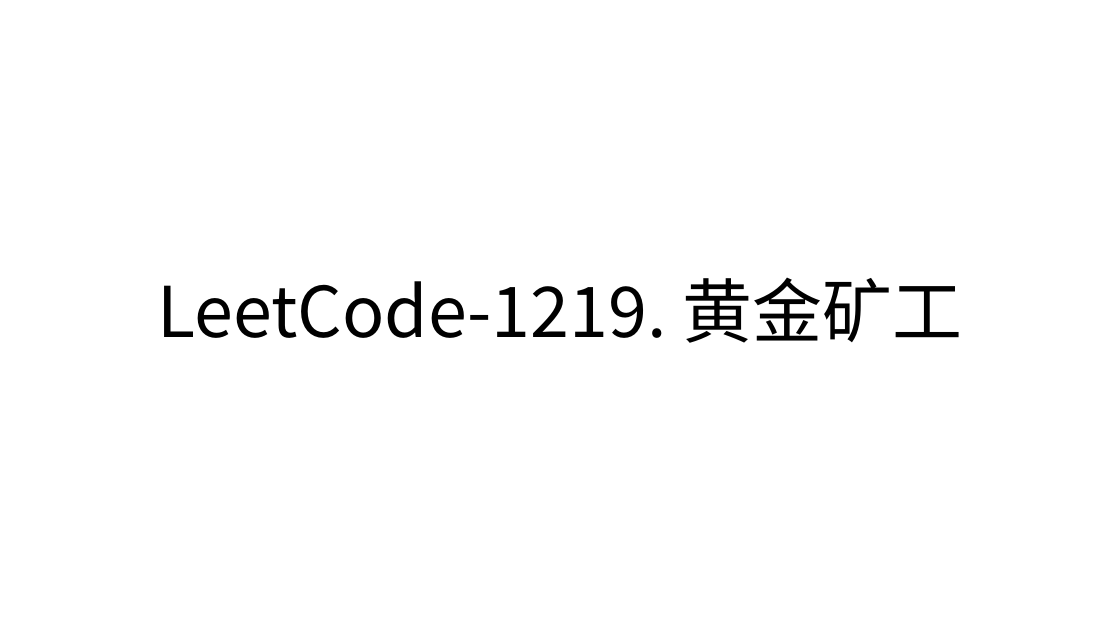
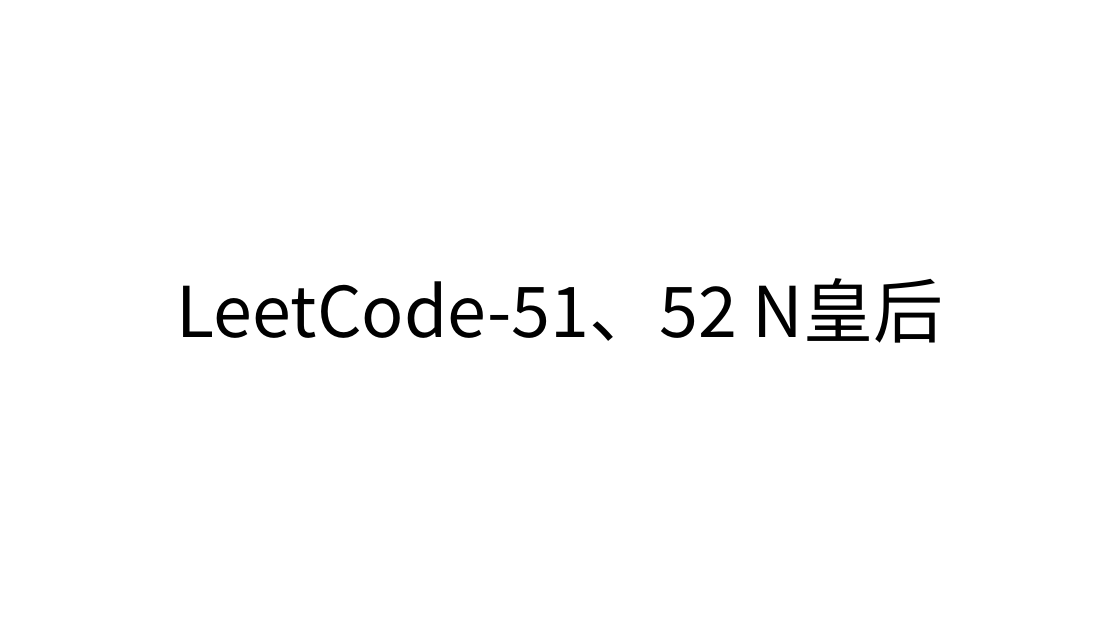
Before and after one commit to ShiMengjie/LeetCode, a slide deck: slide 1 of 动态图片.pptx. Drawn at 1120x630 pixels with LibreOffice and Linux fonts; fonts in the diff are those of the drawing; background and template pictures are left out. Boxes give left, top, right and bottom in pixels: in the first picture for what was removed or moved away, otherwise in the second. Text is boxed around its words. In the diff, an @@ line names an element or a change of style, - is before the commit and + after.

```diff
--- a/动态图片.pptx
+++ b/动态图片.pptx
@@ title at (177,278,944,343): text changed @@
-LeetCode-1219. 黄金矿工
+LeetCode-51、52 N皇后
```
Also in this commit, not shown: 6 slides added, 9 slides removed, 2 other files.
